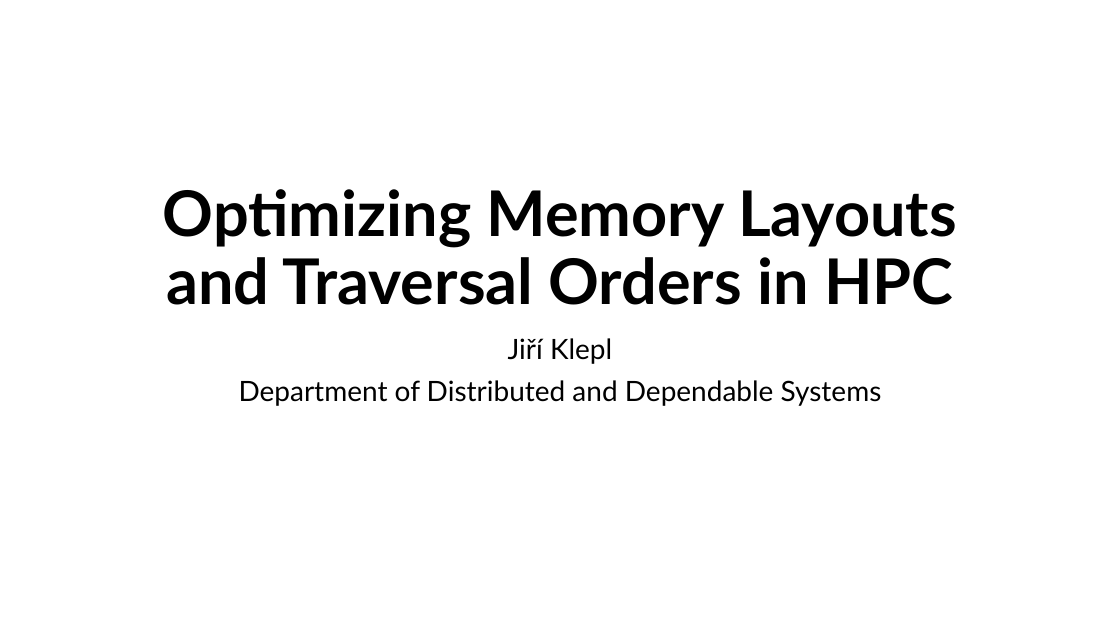
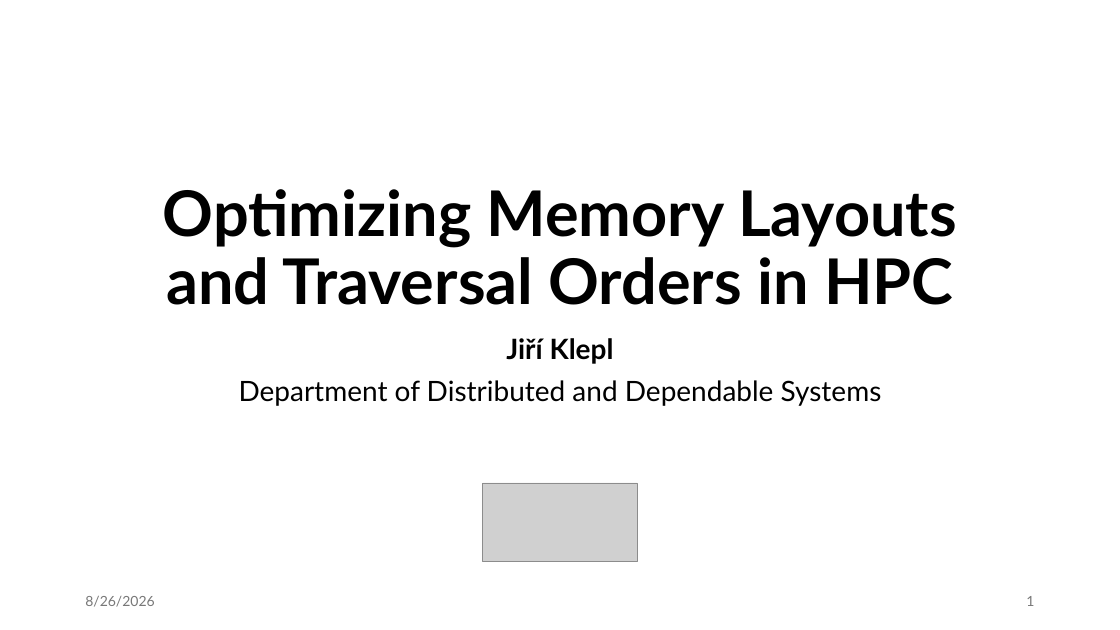
Before and after one commit to jiriklepl/phd-thesis, a slide deck: slide 1 of slides/Optimizing Memory Layouts and Traversal Orders in High-Performance Computing.pptx. Drawn at 1120x630 pixels with LibreOffice and Linux fonts; fonts in the diff are those of the drawing; grey boxes stand for pictures. Boxes give left, top, right and bottom in pixels: in the first picture for what was removed or moved away, otherwise in the second. Text is boxed around its words. In the diff, an @@ line names an element or a change of style, - is before the commit and + after.

```diff
--- a/slides/Optimizing Memory Layouts and Traversal Orders in High-Performance Computing.pptx
+++ b/slides/Optimizing Memory Layouts and Traversal Orders in High-Performance Computing.pptx
@@ subtitle at (x1=506, y1=338, x2=614, y2=364): bold on in "Jiří Klepl" @@
@@ picture added at (x1=483, y1=483, x2=638, y2=562) @@
@@ text added at (x1=85, y1=596, x2=154, y2=607), 12 pt, text #797979 @@
+8/26/2026
@@ page number added at (x1=1026, y1=596, x2=1034, y2=606), 12 pt, text #797979 @@
+1
```
Also in this commit, not shown: 27 other slides changed, 9 slides added, 1 slide removed.
